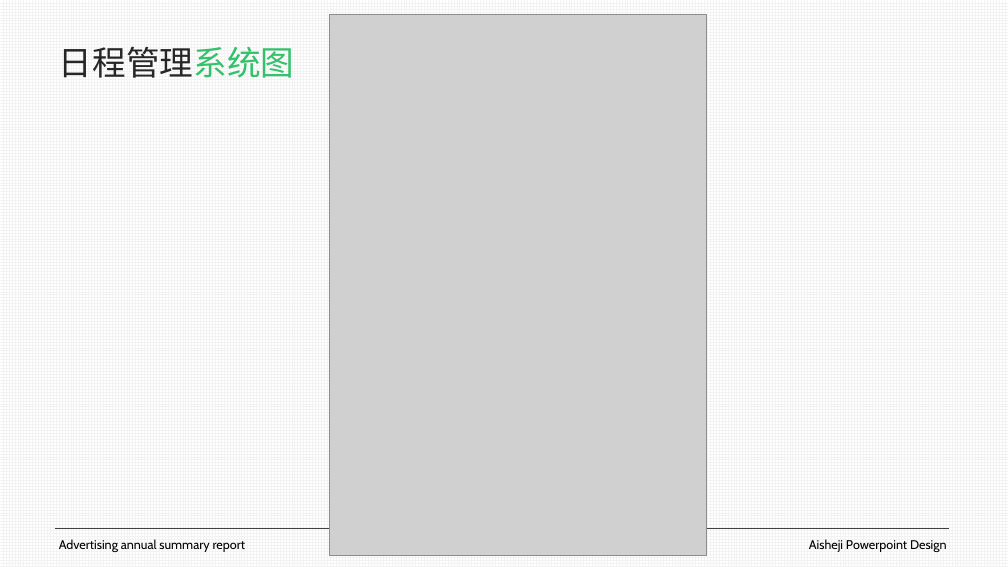
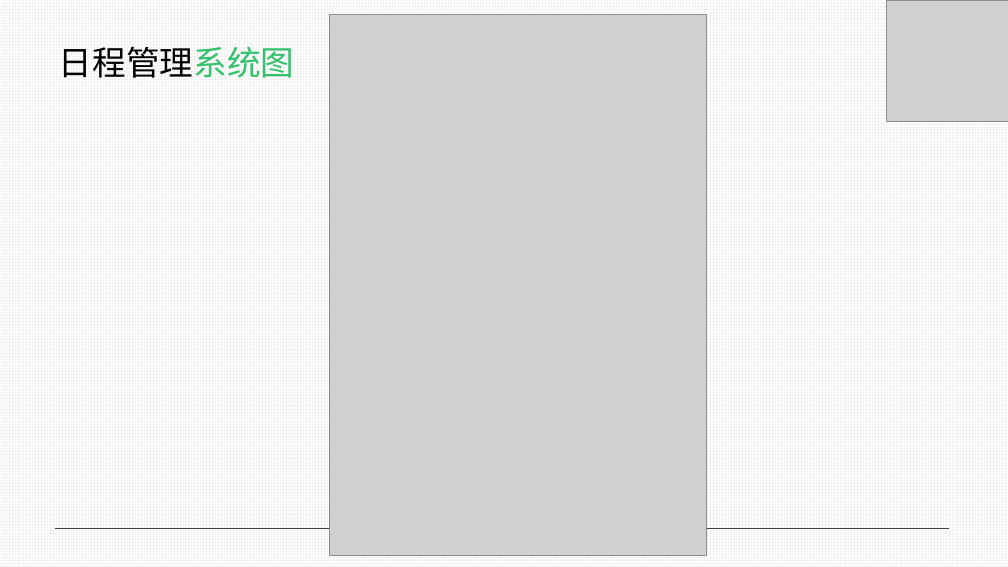
Before and after one commit to luxingzhi27/Tongji_SAD_2023_project, a slide deck: slide 20 of assignment3/期末展示.pptx (slide 15 before the commit). Drawn at 1008x567 pixels with LibreOffice and Linux fonts; fonts in the diff are those of the drawing; grey boxes stand for pictures. Boxes give left, top, right and bottom in pixels: in the first picture for what was removed or moved away, otherwise in the second. Text is boxed around its words. In the diff, an @@ line names an element or a change of style, - is before the commit and + after.

```diff
--- a/assignment3/期末展示.pptx
+++ b/assignment3/期末展示.pptx
@@ picture added at (x1=887, y1=0, x2=1008, y2=122) @@
@@ text "日程管理系统图" at (x1=59, y1=46, x2=294, y2=78): text colour #262626 to #000000 in "日程管理系统图" @@
@@ text removed at (x1=59, y1=539, x2=246, y2=552) @@
-Advertising annual summary report
@@ text removed at (x1=809, y1=539, x2=947, y2=552) @@
-Aisheji Powerpoint Design
```
Also in this commit, not shown: 8 other slides changed, 13 slides added, 9 slides removed, 1 other file.
